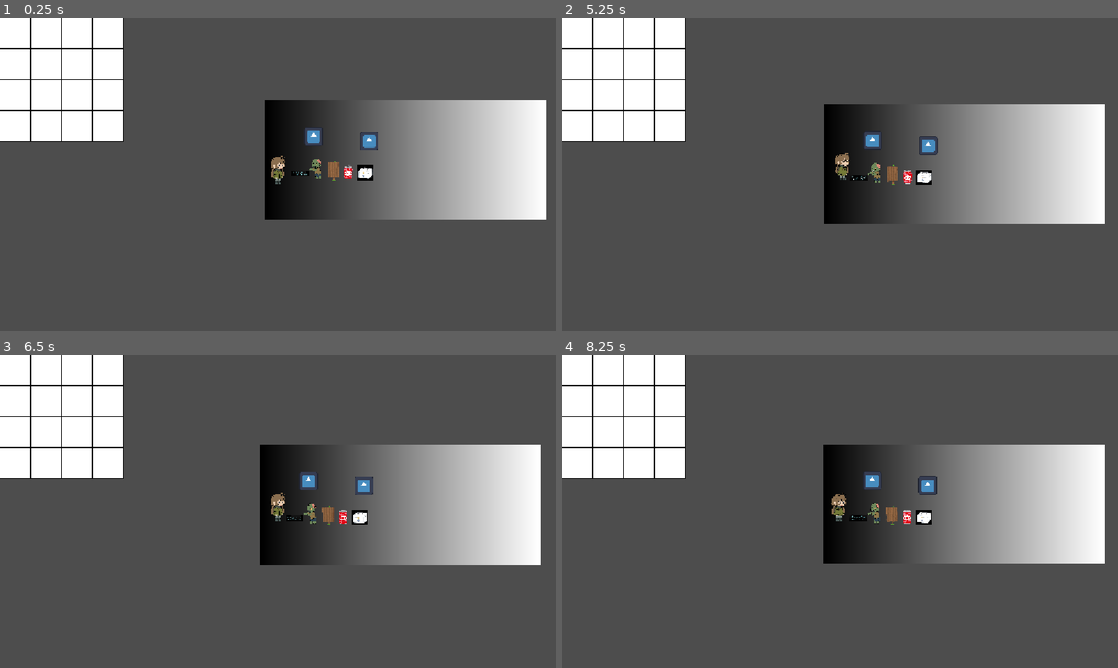
Above: before the commit, frames 1-4 (two rows, left to right).
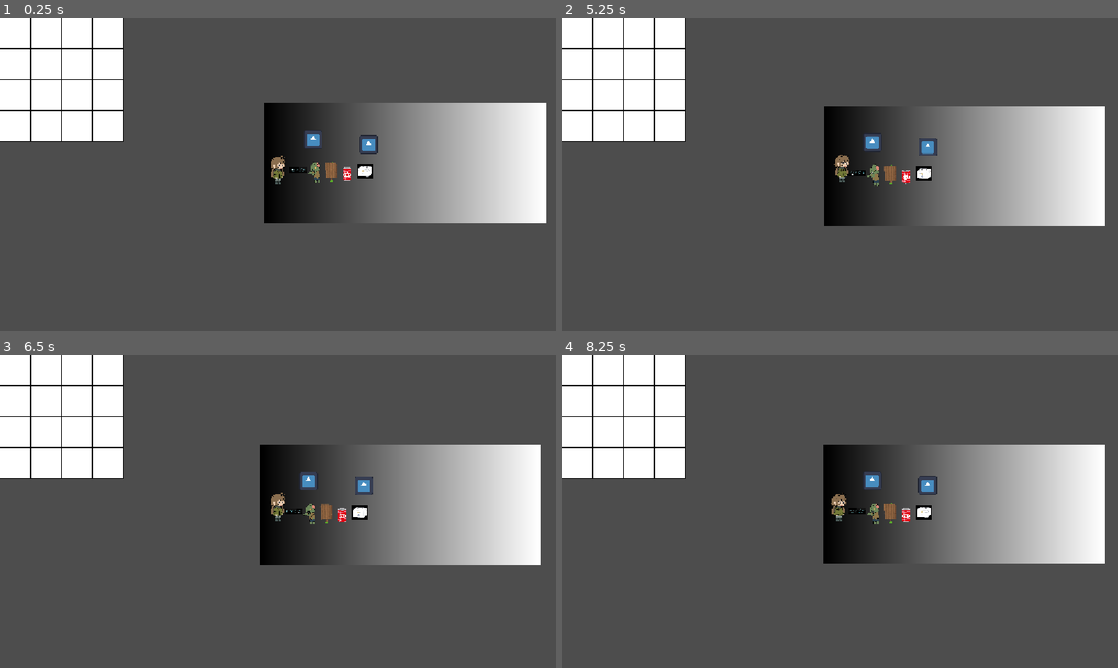
Above: after the commit, the same moments.

Repository: boxboy523/Post-Apocalypse-Constellation
Game: Godot game, scene res://scenes/main.tscn
Two runs of this game, one before a commit and one after it. Both use one fixed random seed, a clock stepped at 60 frames per second and the inputs below. The engine's default icon, where the game draws it, is replaced by a stand-in: a white triangle on a blue panel in a dark square.
Inputs (mouse positions are in pixels of both pictures, inside the frame that each line leads up to):
- Up to frame 1 (0.25 s): no input
- Up to frame 2 (5.25 s): tap Enter at 0.5 s; drag from (578, 33) to (840, 174) at 0.52 s; tap Space (start_path) at 1.25, 2, 3.5, 4.25 s; drag from (612, 33) to (840, 174) at 1.27 s; move the mouse to (645, 33) at 2.02 s; hold Space (start_path) 2.03-2.75 s; click (645, 33) at 2.17 s; drag from (673, 33) to (928, 140) at 2.77 s; drag from (578, 64) to (873, 136) at 3.52 s; drag from (612, 64) to (873, 136) at 4.27 s; move the mouse to (645, 64) at 5.02 s; hold 1 (choose_path_1) from 5.03 s (still down); click (645, 64) at 5.17 s
- Up to frame 3 (6.5 s): release 1 (choose_path_1) at 5.75 s; drag from (111, 401) to (294, 517) at 5.77 s
- Up to frame 4 (8.25 s): drag from (578, 436) to (873, 517) at 6.52 s; drag from (612, 436) to (873, 517) at 7.27 s; move the mouse to (645, 436) at 8.02 s; hold 2 (choose_path_2) from 8.03 s (still down); click (645, 436) at 8.17 s

The runs differ from the first frame. In frame 1, 1.5% of the frame differs, in the area x 47-99%, y 26-66%; in frame 2, 1.2%; in frame 3, 0.4%; in frame 4, 0.4%.

Commit message:
feat: 구급상자, 부상, 추가체력

Diff:
--- a/godot/scenes/main.tscn
+++ b/godot/scenes/main.tscn
@@ -17,7 +17,7 @@
 position = Vector2(343, 420)
 
 [node name="Player" parent="." unique_id=1675211555 node_paths=PackedStringArray("map") instance=ExtResource("1_0wfyh")]
-position = Vector2(338, 436)
+position = Vector2(339, 429)
 loop = false
 map = NodePath("../MapBase")
 
@@ -32,16 +32,16 @@
 [node name="CanvasLayer" parent="." unique_id=965425245 instance=ExtResource("3_sugp2")]
 
 [node name="ObstacleHurt" parent="." unique_id=812544508 instance=ExtResource("6_tefeu")]
-position = Vector2(383, 435)
+position = Vector2(381, 421)
 
 [node name="ObstacleEnemy" parent="." unique_id=326172621 instance=ExtResource("7_o6xl0")]
-position = Vector2(419, 436)
+position = Vector2(418, 437)
 
 [node name="ObstacleGuide" parent="." unique_id=1575274116 instance=ExtResource("8_tipki")]
-position = Vector2(452, 444)
+position = Vector2(448, 439)
 
 [node name="ObstacleNoise" parent="." unique_id=1217144772 instance=ExtResource("9_85g3d")]
-position = Vector2(483, 432)
+position = Vector2(481, 428)
 
 [node name="ObstacleHeal" parent="." unique_id=115392575 instance=ExtResource("10_choun")]
-position = Vector2(519, 434)
+position = Vector2(519, 423)
--- a/godot/scenes/obstacle_enemy.tscn
+++ b/godot/scenes/obstacle_enemy.tscn
@@ -4,6 +4,7 @@
 [ext_resource type="Script" uid="uid://bmvfm0tncc7gi" path="res://scripts/obstacle_enemy.gd" id="1_xipry"]
 
 [sub_resource type="RectangleShape2D" id="RectangleShape2D_4kf0v"]
+size = Vector2(21, 43)
 
 [node name="ObstacleEnemy" type="Area2D" unique_id=326172621]
 script = ExtResource("1_xipry")
@@ -14,4 +15,5 @@
 texture = ExtResource("1_0msgn")
 
 [node name="CollisionShape2D" type="CollisionShape2D" parent="." unique_id=401879642]
+position = Vector2(-0.5, -11.5)
 shape = SubResource("RectangleShape2D_4kf0v")
--- a/godot/scenes/obstacle_noise.tscn
+++ b/godot/scenes/obstacle_noise.tscn
@@ -1,6 +1,7 @@
 [gd_scene format=3 uid="uid://p7h6s7m6ie7b"]
 
 [ext_resource type="Script" uid="uid://dcyvtct0pnukp" path="res://scripts/obstacle_noise.gd" id="1_kxcwh"]
+[ext_resource type="PackedScene" uid="uid://bjajumkpyxgwh" path="res://scenes/obstacle_enemy.tscn" id="2_e84i8"]
 [ext_resource type="Texture2D" uid="uid://bayfssq0gaiqg" path="res://images/can_cola.png" id="2_kxcwh"]
 
 [sub_resource type="RectangleShape2D" id="RectangleShape2D_4kf0v"]
@@ -8,6 +9,7 @@
 
 [node name="ObstacleNoise" type="Area2D" unique_id=812544508]
 script = ExtResource("1_kxcwh")
+enemy_scene = ExtResource("2_e84i8")
 
 [node name="CollisionShape2D" type="CollisionShape2D" parent="." unique_id=1081822613]
 position = Vector2(0.5, -1)
--- a/godot/scenes/player_logic.gd
+++ b/godot/scenes/player_logic.gd
@@ -1,8 +1,12 @@
 extends Node2D
 
+@export var max_hp: int = 3
+var hp: int = max_hp
+@export var spare_hp: int = 0
 
-@export var max_hp: int = 5
-var hp: int = 5
+@export var isInjured: bool = false
+
+var noise_stack: int = 0
 
 @export_enum("none", "knife", "bat", "crowbar")
 var weapon: String = "none"
@@ -11,6 +15,7 @@
 	"knife": 0.50,
 	"bat": 0.65,
 	"crowbar": 0.80
+
 }
 # Called when the node enters the scene tree for the first time.
 func _ready() -> void:
@@ -20,26 +25,51 @@
 func _process(_delta: float) -> void:
 	pass
 
-### 체력 감소 ###
-func take_damage(amount: int) -> void:
-	hp -= amount
-	hp = clampi(hp, 0, max_hp)
+### 체력 관련 ###
+func take_damage() -> void:
+	if spare_hp > 0:
+		spare_hp -= 1
+		print("추가hp소모")
+	else:
+		hp -= 1
+		print("대미지 받음. 현재 체력: ", hp, "/", max_hp)
+	if hp < max_hp:
+		isInjured = true
+		print("부상")
 
-	print("대미지 받음: ", amount)
-	print("현재 체력: ", hp, "/", max_hp)
+func get_medkit() -> void:
+	if isInjured:
+		isInjured = false
+		print("부상 치료")
+	if hp < max_hp:
+		hp += 1
+		print("체력 회복. 현재 체력: ", hp, "/", max_hp)
+	elif hp >= max_hp:
+		spare_hp += 1
+		print("추가 체력: ", spare_hp)
+
 
 ### 도주 판정 ###
-func run_from_enemy(enemy_damage: int = 1) -> bool:
+func run_from_enemy(enemy_damage: int = 1):
 	var chance: float = WEAPON_SUCCESS_CHANCE[weapon]
+	if isInjured: chance -= 0.15
 	var success: bool = randf() < chance
 
-	print("현재 무기: ", weapon)
-	print("도주 성공 확률: ", chance * 100, "%")
+	print("현재 무기: ", weapon, ". 도주 성공 확률: ", chance * 100, "%")
 
 	if success:
 		print("도주 성공")
-		return true
 	else:
 		print("도주 실패")
-		take_damage(enemy_damage)
-		return false
+		take_damage()
+
+### 소음 관련 ###
+func add_noise_stack() -> void :
+	noise_stack += 1
+	print("소음 스택 +1")
+
+func noise_triggered(trigger: int) -> bool:
+	if noise_stack == trigger:
+		print("noise triggered.")
+		return true
+	return false
--- a/godot/scripts/obstacle_enemy.gd
+++ b/godot/scripts/obstacle_enemy.gd
@@ -1,9 +1,7 @@
 extends "res://scripts/obstacle_base.gd"
-
-@export var damage: int = 1
 
 func _on_area_entered(area: Area2D) -> void:
 	var player = area.get_parent()
 	print("적과 조우")
 	#플레이어 부상 여부에 따라 확률 변동되도록 나중에 추가
-	player.run_from_enemy(damage)
+	player.run_from_enemy()
--- a/godot/scripts/obstacle_heal.gd
+++ b/godot/scripts/obstacle_heal.gd
@@ -2,4 +2,4 @@
 
 func _on_area_entered(area: Area2D) -> void:
 	var player = area.get_parent()
-	print("체력회복")
+	player.get_medkit()
--- a/godot/scripts/obstacle_hurt.gd
+++ b/godot/scripts/obstacle_hurt.gd
@@ -1,8 +1,6 @@
 extends "res://scripts/obstacle_base.gd"
-
-@export var damage: int = 1
 
 func _on_area_entered(area: Area2D) -> void:
 	var player = area.get_parent()
 	print("부상 입음")
-	player.take_damage(damage)
+	player.take_damage()
--- a/godot/scripts/obstacle_noise.gd
+++ b/godot/scripts/obstacle_noise.gd
@@ -1,7 +1,25 @@
 extends "res://scripts/obstacle_base.gd"
+
+@export var enemy_scene: PackedScene
 
 func _on_area_entered(area: Area2D) -> void:
 	var player = area.get_parent()
 	print("소음 발생")
-	print("소음 스택 +1")
+	player.add_noise_stack()
+	if player.noise_triggered(1):
+		queue_free()
+		spawn_enemy()
 	#일정 스택 도달 -> 적 생성
+
+func spawn_enemy() -> void:
+	if enemy_scene == null:
+		print("enemy_scene이 설정되지 않음")
+		return
+
+	var spawn_pos := global_position
+	spawn_pos.x += 0
+
+	var enemy = enemy_scene.instantiate()
+	get_parent().add_child(enemy)
+	enemy.global_position = spawn_pos
+	print("enemy 스폰")
